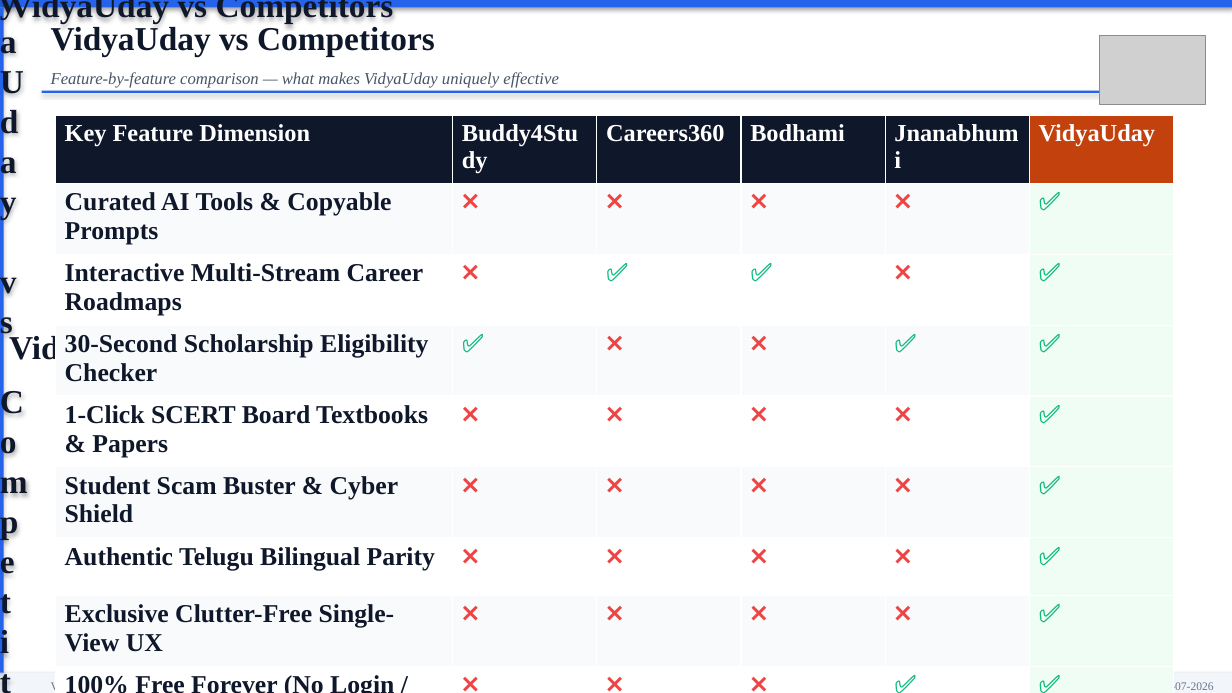
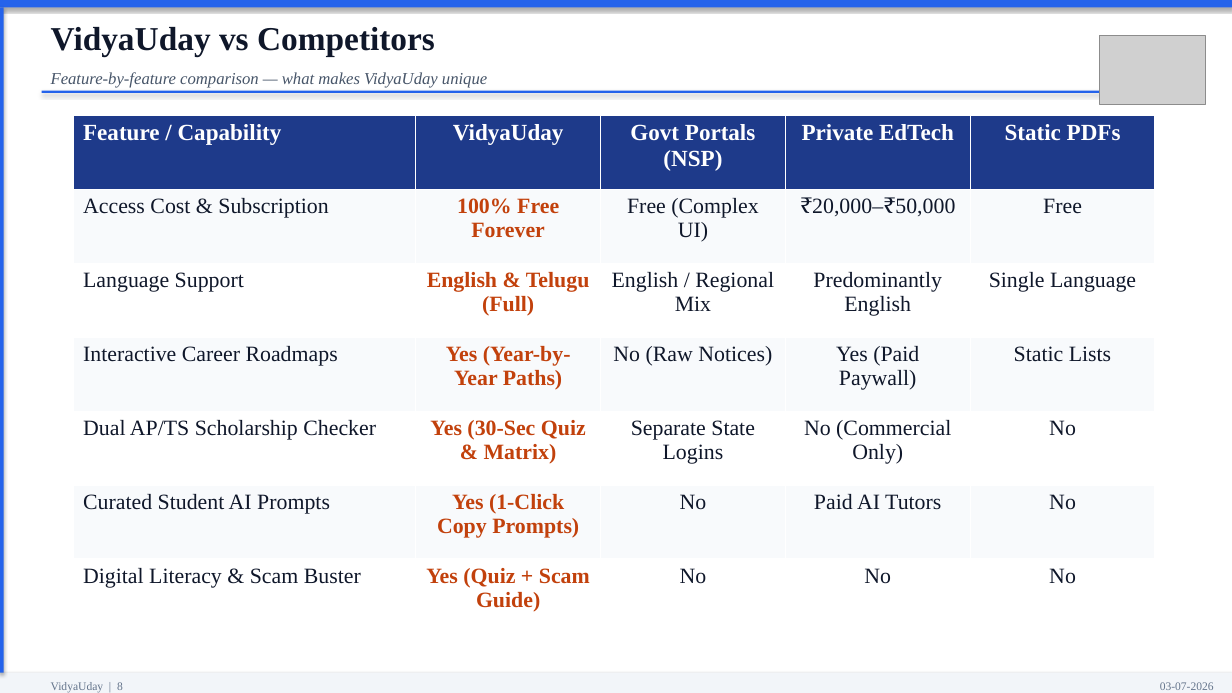
Before and after one commit to ramanakalisetty638-web/VidyaUday, a slide deck: slide 8 of VidyaUday_Official_Review_Presentation.pptx. Drawn at 1232x693 pixels with LibreOffice and Linux fonts; fonts in the diff are those of the drawing; grey boxes stand for pictures. Boxes give left, top, right and bottom in pixels: in the first picture for what was removed or moved away, otherwise in the second. Text is boxed around its words. In the diff, an @@ line names an element or a change of style, - is before the commit and + after.

Commit message:
Fix PPT: eliminate duplicate text, align and justify all slides, clean template borders, 4 screenshots grid

```diff
--- a/VidyaUday_Official_Review_Presentation.pptx
+++ b/VidyaUday_Official_Review_Presentation.pptx
@@ text in rectangle at <box>9,0,394,23</box>: text removed @@
-VidyaUday vs Competitors
@@ text "VidyaUday vs Competitors" at <box>51,27,435,57</box>: less space between paragraphs @@
@@ text in rectangle at <box>51,24,435,57</box>: text removed @@
-VidyaUday vs Competitors
@@ text at <box>51,72,487,87</box>: text changed @@
-Feature-by-feature comparison — what makes VidyaUday uniquely effective
+Feature-by-feature comparison — what makes VidyaUday unique
@@ table at <box>74,116,1155,633</box> @@
-Key Feature Dimension | Buddy4Study | Careers360 | Bodhami | Jnanabhumi | VidyaUday
-Curated AI Tools & Copyable Prompts | ❌ | ❌ | ❌ | ❌ | ✅
-Interactive Multi-Stream Career Roadmaps | ❌ | ✅ | ✅ | ❌ | ✅
-30-Second Scholarship Eligibility Checker | ✅ | ❌ | ❌ | ✅ | ✅
-1-Click SCERT Board Textbooks & Papers | ❌ | ❌ | ❌ | ❌ | ✅
-Student Scam Buster & Cyber Shield | ❌ | ❌ | ❌ | ❌ | ✅
-Authentic Telugu Bilingual Parity | ❌ | ❌ | ❌ | ❌ | ✅
-Exclusive Clutter-Free Single-View UX | ❌ | ❌ | ❌ | ❌ | ✅
-100% Free Forever (No Login / No Ads) | ❌ | ❌ | ❌ | ✅ | ✅
+Feature / Capability | VidyaUday | Govt Portals (NSP) | Private EdTech | Static PDFs
+Access Cost & Subscription | 100% Free Forever | Free (Complex UI) | ₹20,000–₹50,000 | Free
+Language Support | English & Telugu (Full) | English / Regional Mix | Predominantly English | Single Language
+Interactive Career Roadmaps | Yes (Year-by-Year Paths) | No (Raw Notices) | Yes (Paid Paywall) | Static Lists
+Dual AP/TS Scholarship Checker | Yes (30-Sec Quiz & Matrix) | Separate State Logins | No (Commercial Only) | No
+Curated Student AI Prompts | Yes (1-Click Copy Prompts) | No | Paid AI Tutors | No
+Digital Literacy & Scam Buster | Yes (Quiz + Scam Guide) | No | No | No
@@ table: place and size @@
-table at <box>55,116,1174,656</box>
+table at <box>74,116,1155,633</box>
@@ text in rectangle at <box>9,335,169,366</box>: text removed @@
-VidyaUday vs Competitors
```
Also in this commit, not shown: 15 other slides changed, 1 slide added, 1 slide removed, 1 other file.
